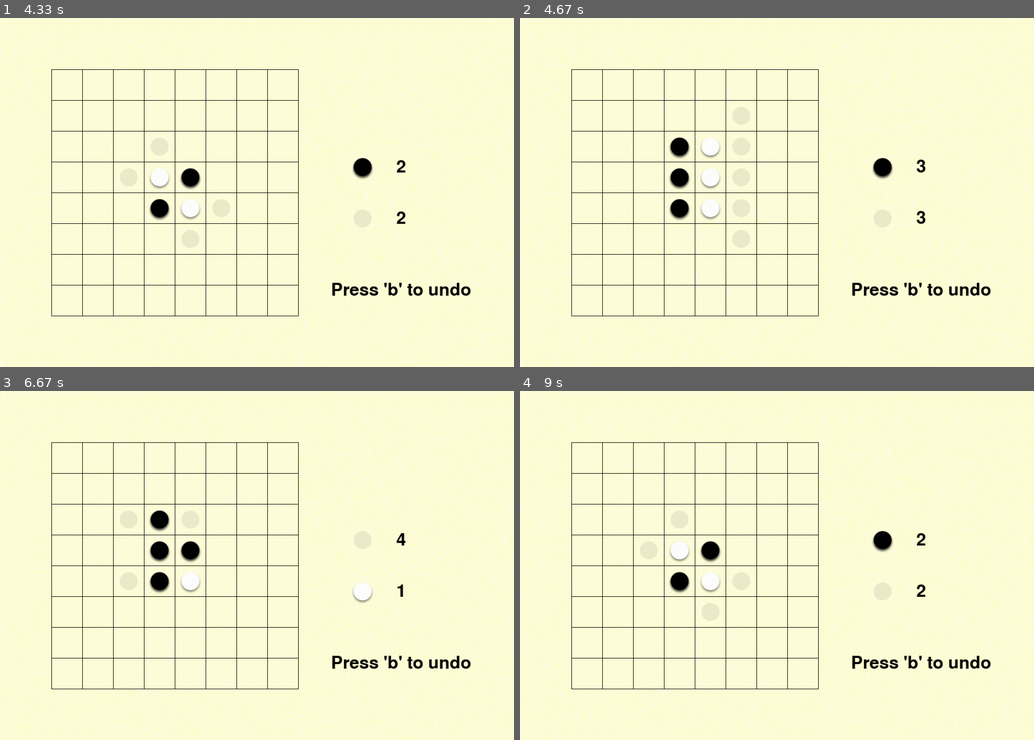
Above: before the commit, frames 1-4 (two rows, left to right).
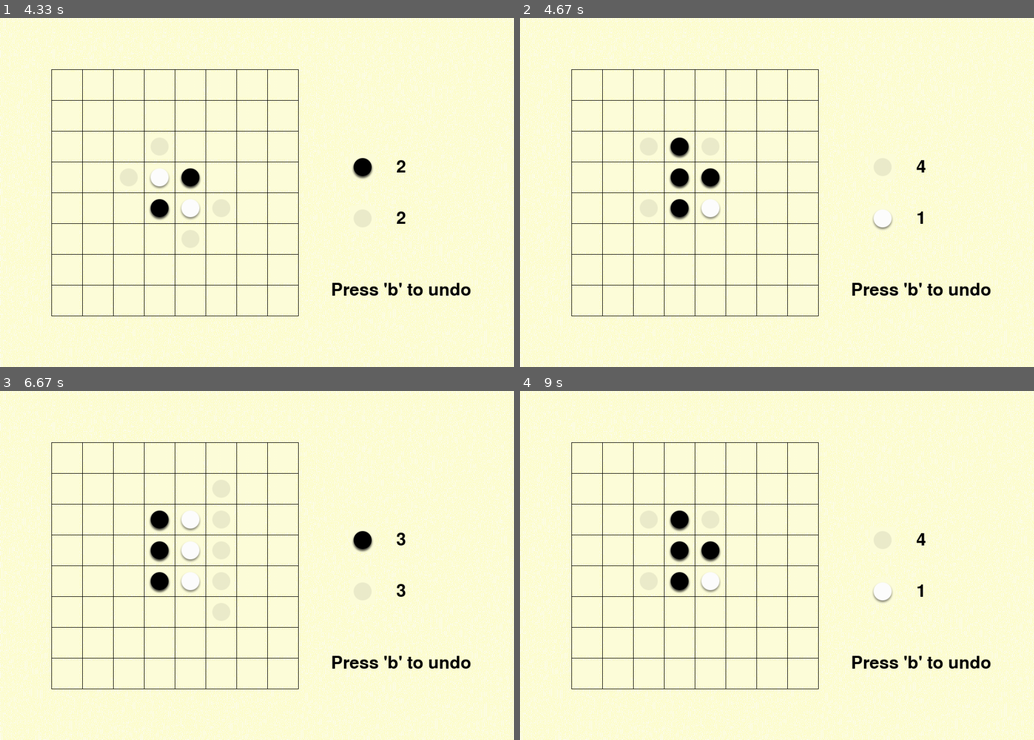
Above: after the commit, the same moments.

Repository: hyejiea/Othello-Pygame
Game: pygame game, started from othello/othelloGUI.py
Same seed, same stepped clock (60 frames per second), same inputs: the game is played once before the commit and once after it.
Inputs (mouse positions are in pixels of both pictures, inside the frame that each line leads up to):
- Up to frame 1 (4.33 s): no input
- Up to frame 2 (4.67 s): click (663, 129) at 4.38 s
- Up to frame 3 (6.67 s): press the mouse at (143, 502) at 4.7 s; move the mouse to (118, 544) at 4.8 s; release the mouse at (97, 586) at 4.93 s; tap B at 5.17 s; move the mouse to (149, 593) at 5.87 s; click (149, 593) at 6.22 s
- Up to frame 4 (9 s): tap B at 8.53 s

Frame 1 is identical in both runs. In frame 2, 0.8% of the frame differs, in the area x 35-79%, y 34-61%; in frame 3, 0.8%; in frame 4, 0.8%, in the area x 29-79%, y 34-61%.

Commit message:
Update othelloGUI.py

Diff:
--- a/othello/othelloGUI.py
+++ b/othello/othelloGUI.py
@@ -13,7 +13,7 @@
     # init
     pygame.init()
     screen = pygame.display.set_mode([SCREEN_WIDTH, SCREEN_HEIGHT])
-    pygame.display.set_caption('Player VS AI')
+    pygame.display.set_caption('Othello-AI-Pruning')
 
     # load images
     images = Images()
@@ -45,20 +45,9 @@
                     px, py = pygame.mouse.get_pos()
                     set_i = (py - chessboard.margin) // chessboard.width
                     set_j = (px - chessboard.margin) // chessboard.width
-                # else:
-                #     set_i, set_j = chessboardTree.findBestChess(player_color)
+                else:
+                    set_i, set_j = chessboardTree.findBestChess(player_color)
                 if (set_i, set_j) in chessboard.available:
-                    chessboardTree.root = chessboardTree.root.kids[(
-                        set_i, set_j)]
-                    chessboard = chessboardTree.root.chessboard
-                    # update screen
-                    draw(screen, images, chessboard)
-                    pygame.display.update()
-                    # expand only 1 layer
-                    chessboardTree.expandTree()
-
-                    # ai to move
-                    set_i, set_j = chessboardTree.findBestChess(player_color)
                     chessboardTree.root = chessboardTree.root.kids[(
                         set_i, set_j)]
                     chessboard = chessboardTree.root.chessboard
